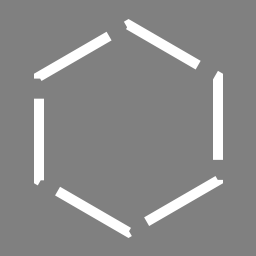
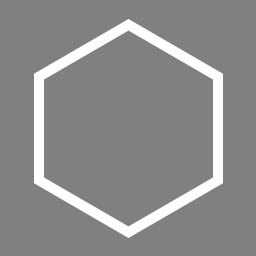
The second w=256, h=256 image is a revision of the first. Changes to its layers:
painted on "Polygon 1" over [34, 21, 223, 236]
